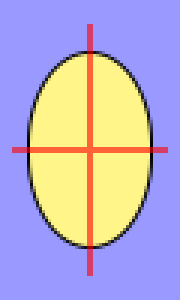
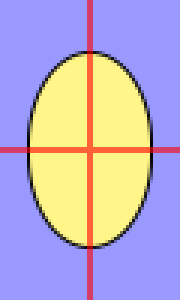
Before/after of a 180px x 300px layered artwork. What changed in the layer stack:
painted on "crosshairs" over [0, 0, 180, 300]
